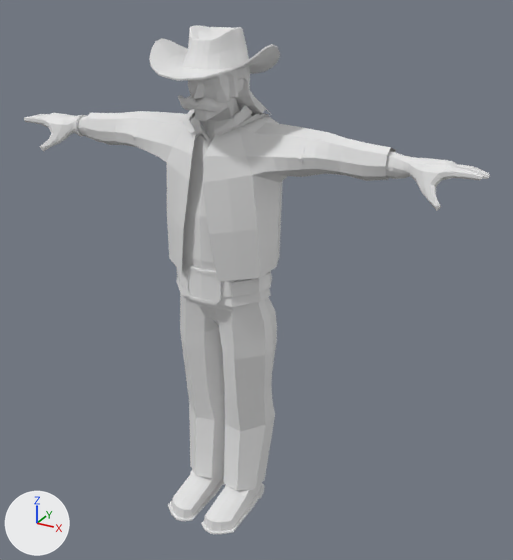
Two versions of the glTF model Grazer/Assets/Models/Russel/Russel.gltf, one commit apart.
Both versions are drawn from a 50 mm lens placed at (1.43, -2.31, 2.27), pointed at (0.13, 0.06, 1.08). Lighting does not change. The marker at lower left points along +X, +Y and +Z. Where no turn or scale is listed for an object, it has been applied to the vertices.

Script lines for the objects in view, before the commit:
```python
me_belt_001 = bpy.data.meshes.new('Belt.001')
me_belt_001.from_pydata(...)  # 104 vertices, 204 faces; spans x -0.214..0.214, y -0.161..0.161, z 1.042..1.184
me_cube_002 = bpy.data.meshes.new('Cube.002')
me_cube_002.from_pydata(...)  # 765 vertices, 1424 faces; spans x -0.666..0.666, y -0.184..0.234, z 1.154..1.766
me_pants_001 = bpy.data.meshes.new('Pants.001')
me_pants_001.from_pydata(...)  # 248 vertices, 460 faces; spans x -0.221..0.221, y -0.126..0.176, z 0.094..1.137
ob_belt = bpy.data.objects.new('Belt', me_belt_001)
ob_belt.location = (0.0, 0.0, 0.0)
ob_duster_t = bpy.data.objects.new('Duster T', me_cube_002)
ob_duster_t.location = (0.0, 0.0, 0.0)
ob_pants = bpy.data.objects.new('Pants', me_pants_001)
ob_pants.location = (0.0, 0.0, 0.0)
# also in view: 'Hair' at (0.0, 0.02, 1.87); 'Hat' at (0.0, -0.02, 1.98); 'Boots' at (0.0, -0.08, 0.18); 'Shirt' at (0.0, 0.02, 1.42); 'Skin' at (0.0, -0.04, 1.01)
```
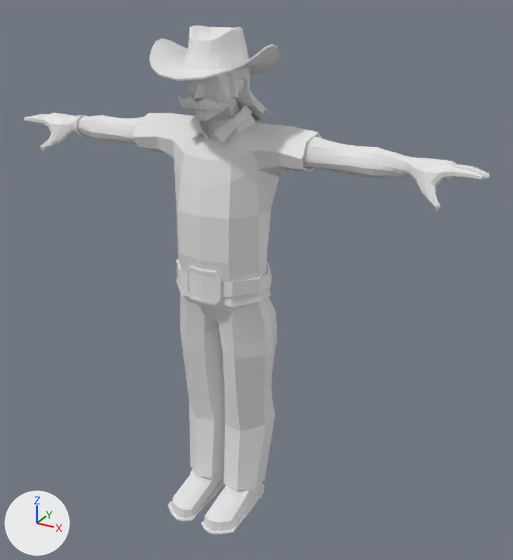
Pixel boxes [x1, y1, x2, y2] of what changed, in the pictures (513 x 560 px):
'Duster T', deleted: before [85, 109, 396, 282]
'Shirt', unchanged, uncovered by the edit: before [133, 103, 307, 307]; after [133, 103, 322, 307]

The edits, one by one:
Object 'Duster T' (ob_duster_t) is deleted.
